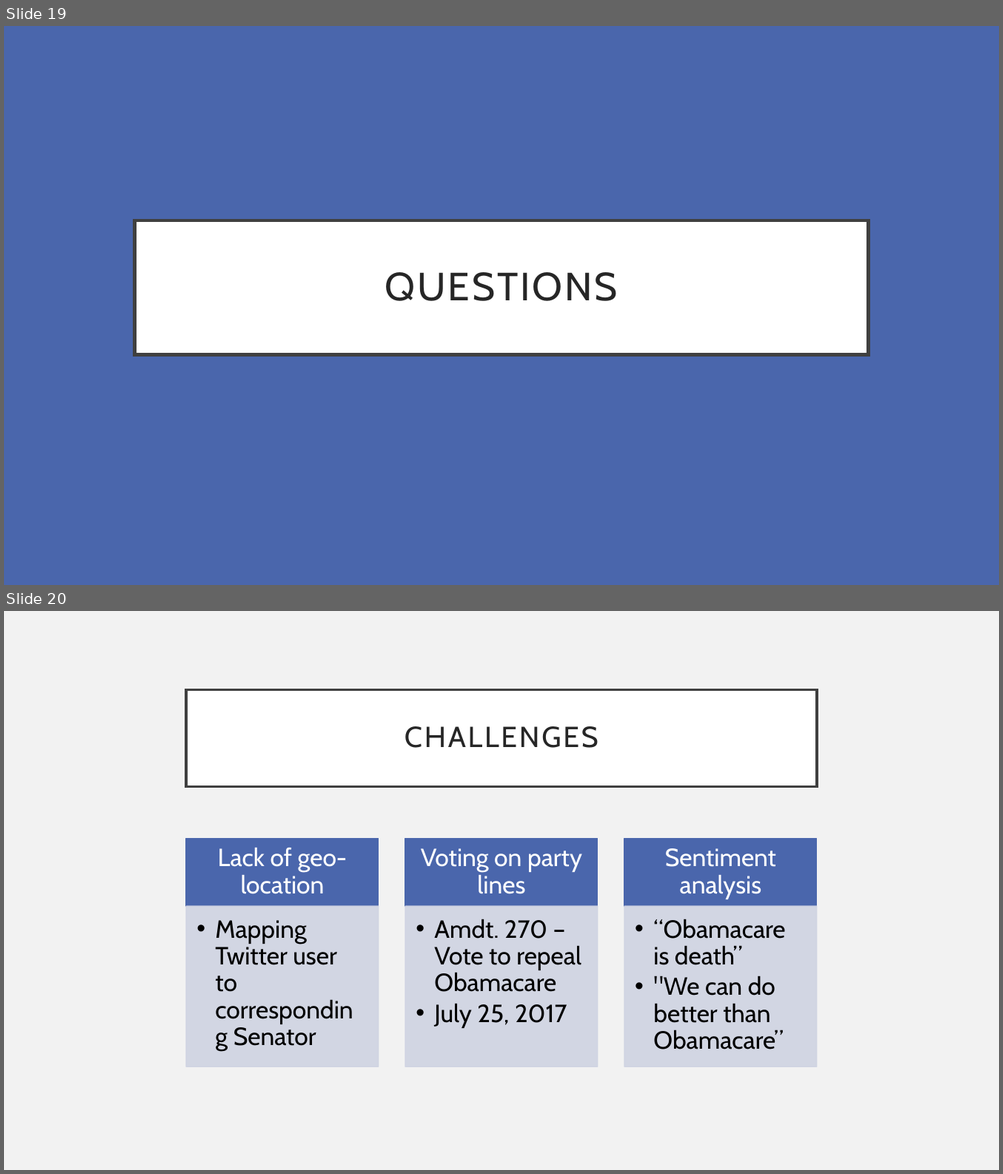
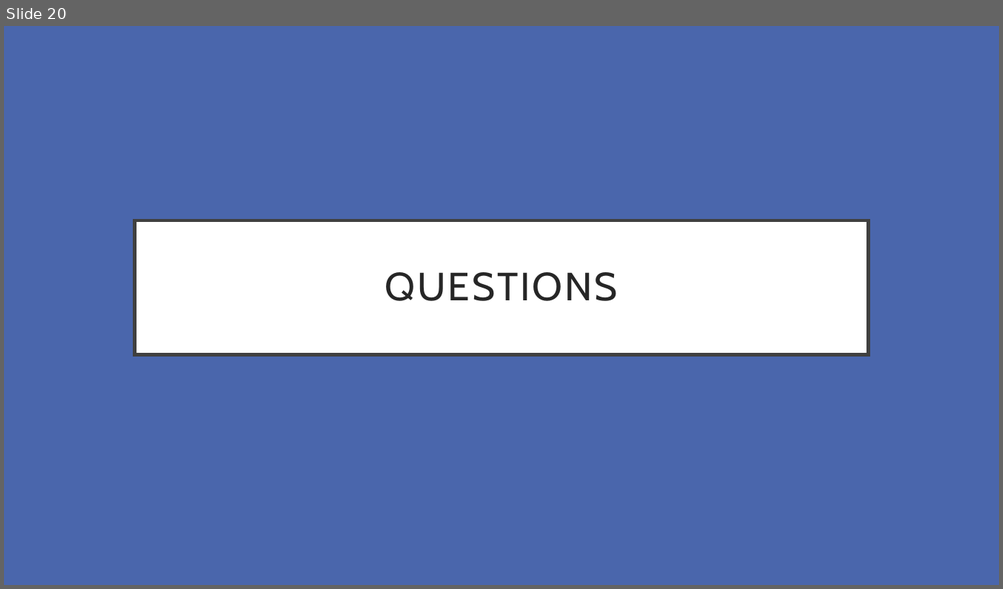
Before and after one commit to oliviaroy20/SocialSensing, a slide deck: Final Presentation.pptx. Shown one above the other, each under a label of ours: slides 19 and 20 before the commit, slide 20 after it. The pictures are 1003x1174 and 1003x589 pixels, drawn with LibreOffice and Linux fonts; fonts in the diff are those of the drawing. Boxes give left, top, right and bottom in pixels: in the first picture for what was removed or moved away, otherwise in the second. Text is boxed around its words. In the diff, an @@ line names an element or a change of style, - is before the commit and + after.

```diff
--- a/Final Presentation.pptx
+++ b/Final Presentation.pptx
@@ slide 20 removed at [4, 611, 999, 1170], background #F2F2F2 @@
@@ title removed at [186, 689, 817, 786] @@
-CHALLENGES
@@ group removed at [186, 839, 817, 1067]: 6 rectangles, 6 texts @@
-Lack of geo-location
-  • Mapping Twitter user to corresponding Senator
-Voting on party lines
-  • Amdt. 270 – Vote to repeal Obamacare
-  • July 25, 2017
-Sentiment analysis
-  • “Obamacare is death”
-  • "We can do better than Obamacare”
@@ what was slide 19 is now slide 20 @@
```
Also in this commit, not shown: 2 slides changed, 6 slides added, 5 other slides removed, 3 other files.
